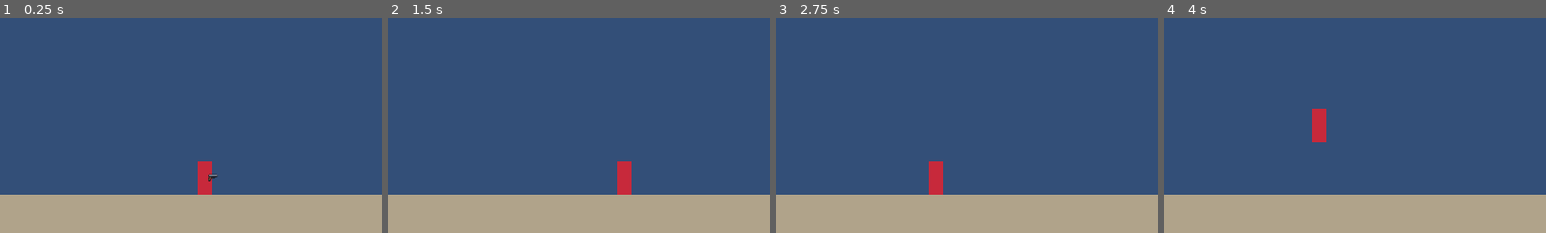
Above: before the commit, frames 1-4 (left to right).
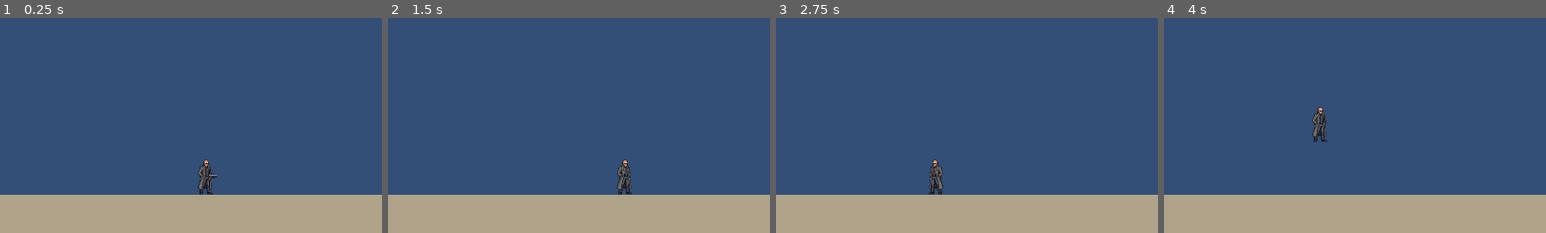
Above: after the commit, the same moments.

Repository: oplosy/fable
Game: Godot game, scene res://scenes/main.tscn
Same seed, same stepped clock (60 frames per second), same inputs: the game is played once before the commit and once after it.
Inputs (mouse positions are % of the whole screen's width and height, from its top left):
- Up to frame 1 (0.25 s): no input
- Up to frame 2 (1.5 s): tap Enter at 0.5 s; move the mouse to (72, 45) at 0.52 s; hold D (p1_right) from 0.53 s (still down); tap J (p1_attack) at 0.6 s; click (72, 45) at 0.67 s; tap K (p1_jump) at 0.77 s; move the mouse to (30, 55) at 1.27 s; tap Shift (p1_run) at 1.35 s
- Up to frame 3 (2.75 s): tap K (p1_jump) at 1.52 s; move the mouse to (60, 28) at 2.02 s; release D (p1_right) at 2.03 s; hold A (p1_left) from 2.03 s (still down); tap 1 (p1_slot_1) at 2.1 s
- Up to frame 4 (4 s): move the mouse to (45, 70) at 2.77 s; release A (p1_left) at 2.78 s; hold D (p1_right) from 2.78 s (still down); tap 2 (p1_slot_2) at 2.85 s; click (45, 70) at 2.92 s; tap K (p1_jump) at 3.02, 3.77 s; move the mouse to (80, 65) at 3.52 s; tap 3 (p1_slot_3) at 3.6 s
The pictures show only the part of the screen within x 23-73%, y 50-100%; the shares and areas given below are measured in that part.

The runs differ from the first frame. In frame 1, 0.6% of the frame differs, in the area x 51-56%, y 65-83%; in frame 2, 0.6%; in frame 3, 0.6%; in frame 4, 0.6%, in the area x 38-43%, y 41-58%.

Commit message:
Build characters from their cutout rig files

Diff:
--- /dev/null
+++ b/assets/characters/trenchcoat_agent/rig.json
@@ -0,0 +1,25 @@
+{
+  "character": "01_TrenchCoat_Agent",
+  "canvas": [64, 96],
+  "feet": [32, 93],
+  "pivots": {
+    "pelvis": [34, 50],
+    "torso": [33, 42],
+    "head": [33, 22],
+    "arm_back_upper": [41, 28],
+    "arm_back_lower": [43, 40],
+    "arm_front_upper": [21, 28],
+    "arm_front_lower": [19, 39],
+    "leg_back_upper": [38, 52],
+    "leg_back_lower": [39, 72],
+    "leg_front_upper": [30, 53],
+    "leg_front_lower": [25, 72],
+    "coat_tail": [33, 46]
+  },
+  "points": {
+    "hand_front": [24, 49],
+    "hand_back": [43, 49],
+    "head_top": [33, 7]
+  },
+  "asymmetric_details": ["none"]
+}
--- /dev/null
+++ b/data/characters/trenchcoat_agent.tres
@@ -0,0 +1,11 @@
+[gd_resource type="Resource" script_class="CharacterData" load_steps=3 format=3]
+
+[ext_resource type="Script" path="res://scenes/fighter/character_data.gd" id="1_data"]
+[ext_resource type="Resource" path="res://data/classes/fast.tres" id="2_class"]
+
+[resource]
+script = ExtResource("1_data")
+display_name = "Trench Coat Agent"
+placeholder_color = Color(0.45, 0.45, 0.42, 1)
+fighter_class = ExtResource("2_class")
+rig_file = "res://assets/characters/trenchcoat_agent/rig.json"
--- a/scenes/fighter/character_data.gd
+++ b/scenes/fighter/character_data.gd
@@ -13,7 +13,9 @@
 @export var body_size := DEFAULT_BODY_SIZE
 
 @export_group("Art")
-## Standing frame; without one a placeholder box in placeholder_color is drawn.
+## The cutout rig (rig.json with its part PNGs beside it); used instead of `texture`.
+@export_file("*.json") var rig_file := ""
+## Standing frame; without a rig or this, a placeholder box in placeholder_color is drawn.
 @export var texture: Texture2D
 ## Texture pixels per world pixel. The game renders at 3x, so 64x96 art uses 3 and is
 ## drawn pixel for pixel when the camera is at its art zoom.
--- /dev/null
+++ b/scenes/fighter/character_rig.gd
@@ -0,0 +1,85 @@
+class_name CharacterRig
+extends Node2D
+
+## A character's cutout rig (docs/CHARACTER_ANIMATION_SPEC.md): one node per body part,
+## parented joint to joint, so rotating a part carries everything attached to it.
+## Built from a rig.json and the part PNGs next to it. Shapes and hits never use it.
+
+## Every part in draw order (back to front) with its parent; "" is the rig root at the feet.
+const PARTS := [
+	["arm_back_upper", "torso"],
+	["arm_back_lower", "arm_back_upper"],
+	["coat_back", "pelvis"],
+	["leg_back_upper", "pelvis"],
+	["leg_back_lower", "leg_back_upper"],
+	["pelvis", ""],
+	["leg_front_upper", "pelvis"],
+	["leg_front_lower", "leg_front_upper"],
+	["torso", "pelvis"],
+	["coat_tail", "pelvis"],
+	["head", "torso"],
+	["arm_front_upper", "torso"],
+	["arm_front_lower", "arm_front_upper"],
+]
+## Parts a character may leave out of its rig.json.
+const OPTIONAL := ["coat_back", "coat_tail"]
+
+## Part name -> the node it rotates around its joint.
+var joints := {}
+## rig.json "points" (hand_front, hand_back, head_top) in art pixels on the canvas.
+var points := {}
+
+
+## Reads `rig_path` and builds the parts, drawn at 1/`pixels_per_unit` scale with the
+## rig's feet pixel on this node's origin. Returns false (and builds nothing) when the
+## rig file is broken or a part is missing.
+func build(rig_path: String, pixels_per_unit: float) -> bool:
+	# Some editors save JSON with a byte order mark, which the parser rejects.
+	var rig: Variant = JSON.parse_string(FileAccess.get_file_as_string(rig_path).trim_prefix(char(0xFEFF)))
+	if not rig is Dictionary or not rig.get("pivots") is Dictionary or not rig.get("feet") is Array:
+		push_error("%s: not a valid rig file" % rig_path)
+		return false
+	var pivots: Dictionary = rig.pivots
+	var dir := rig_path.get_base_dir()
+	var textures := {}
+	for entry in PARTS:
+		var part: String = entry[0]
+		if not pivots.has(part):
+			if part in OPTIONAL:
+				continue
+			push_error("%s: no pivot for %s" % [rig_path, part])
+			return false
+		var texture := load("%s/%s.png" % [dir, part]) as Texture2D
+		if texture == null:
+			push_error("%s: missing part %s.png" % [rig_path, part])
+			return false
+		textures[part] = texture
+	var feet := _vec(rig.feet)
+	scale = Vector2.ONE / pixels_per_unit
+	# Parents first; the draw order comes from each part's place in PARTS instead.
+	while joints.size() < textures.size():
+		for z in PARTS.size():
+			var part: String = PARTS[z][0]
+			var parent_name: String = PARTS[z][1]
+			if not textures.has(part) or joints.has(part) or (parent_name != "" and not joints.has(parent_name)):
+				continue
+			var pivot := _vec(pivots[part])
+			var joint := Node2D.new()
+			joint.name = part
+			joint.position = pivot - (feet if parent_name == "" else _vec(pivots[parent_name]))
+			(self if parent_name == "" else joints[parent_name]).add_child(joint)
+			var sprite := Sprite2D.new()
+			sprite.texture = textures[part]
+			sprite.centered = false
+			sprite.offset = -pivot
+			# Below zero, so held items and effects on the fighter draw over the body.
+			sprite.z_index = z - PARTS.size()
+			joint.add_child(sprite)
+			joints[part] = joint
+	for key: String in rig.get("points", {}):
+		points[key] = _vec(rig.points[key])
+	return true
+
+
+static func _vec(value: Array) -> Vector2:
+	return Vector2(value[0], value[1])
--- a/scenes/fighter/fighter.gd
+++ b/scenes/fighter/fighter.gd
@@ -64,7 +64,9 @@
 func _ready() -> void:
 	if character:
 		_placeholder.color = character.placeholder_color
-		if character.texture:
+		if character.rig_file:
+			_show_rig(character)
+		elif character.texture:
 			_show_art(character)
 	fighter_class = character.fighter_class if character and character.fighter_class else FighterClass.new()
 	# Health's own _ready already ran with its default, so start it at the class's maximum.
@@ -183,6 +185,19 @@
 	sprite.scale = Vector2.ONE / data.pixels_per_unit
 	_visuals.add_child(sprite)
 	_visuals.move_child(sprite, 0)
+	_placeholder.visible = false
+
+
+## Builds the character's cutout rig in place of the placeholder box; a broken rig
+## logs an error and leaves the placeholder.
+func _show_rig(data: CharacterData) -> void:
+	var rig := CharacterRig.new()
+	rig.name = "Rig"
+	if not rig.build(data.rig_file, data.pixels_per_unit):
+		rig.free()
+		return
+	_visuals.add_child(rig)
+	_visuals.move_child(rig, 0)
 	_placeholder.visible = false
 
 
--- a/scenes/main.tscn
+++ b/scenes/main.tscn
@@ -3,7 +3,7 @@
 [ext_resource type="Script" path="res://scenes/main.gd" id="1_main"]
 [ext_resource type="PackedScene" path="res://scenes/arenas/test_arena.tscn" id="2_arena"]
 [ext_resource type="PackedScene" path="res://scenes/fighter/fighter.tscn" id="3_fighter"]
-[ext_resource type="Resource" path="res://data/characters/placeholder.tres" id="4_character"]
+[ext_resource type="Resource" path="res://data/characters/trenchcoat_agent.tres" id="4_character"]
 [ext_resource type="Resource" path="res://data/weapons/pistol.tres" id="5_pistol"]
 [ext_resource type="Resource" path="res://data/characters/dummy.tres" id="6_dummy"]
 [ext_resource type="Script" path="res://scenes/fighter/character_data.gd" id="7_data"]
Binary file added: assets/characters/trenchcoat_agent/arm_back_lower.png
Not shown, added: assets/characters/trenchcoat_agent/arm_back_lower.png.import
Binary file added: assets/characters/trenchcoat_agent/arm_back_upper.png
Not shown, added: assets/characters/trenchcoat_agent/arm_back_upper.png.import
Binary file added: assets/characters/trenchcoat_agent/arm_front_lower.png
Not shown, added: assets/characters/trenchcoat_agent/arm_front_lower.png.import
Binary file added: assets/characters/trenchcoat_agent/arm_front_upper.png
Not shown, added: assets/characters/trenchcoat_agent/arm_front_upper.png.import
Binary file added: assets/characters/trenchcoat_agent/coat_tail.png
Not shown, added: assets/characters/trenchcoat_agent/coat_tail.png.import
Binary file added: assets/characters/trenchcoat_agent/head.png
Not shown, added: assets/characters/trenchcoat_agent/head.png.import
(and 13 more such lines)
